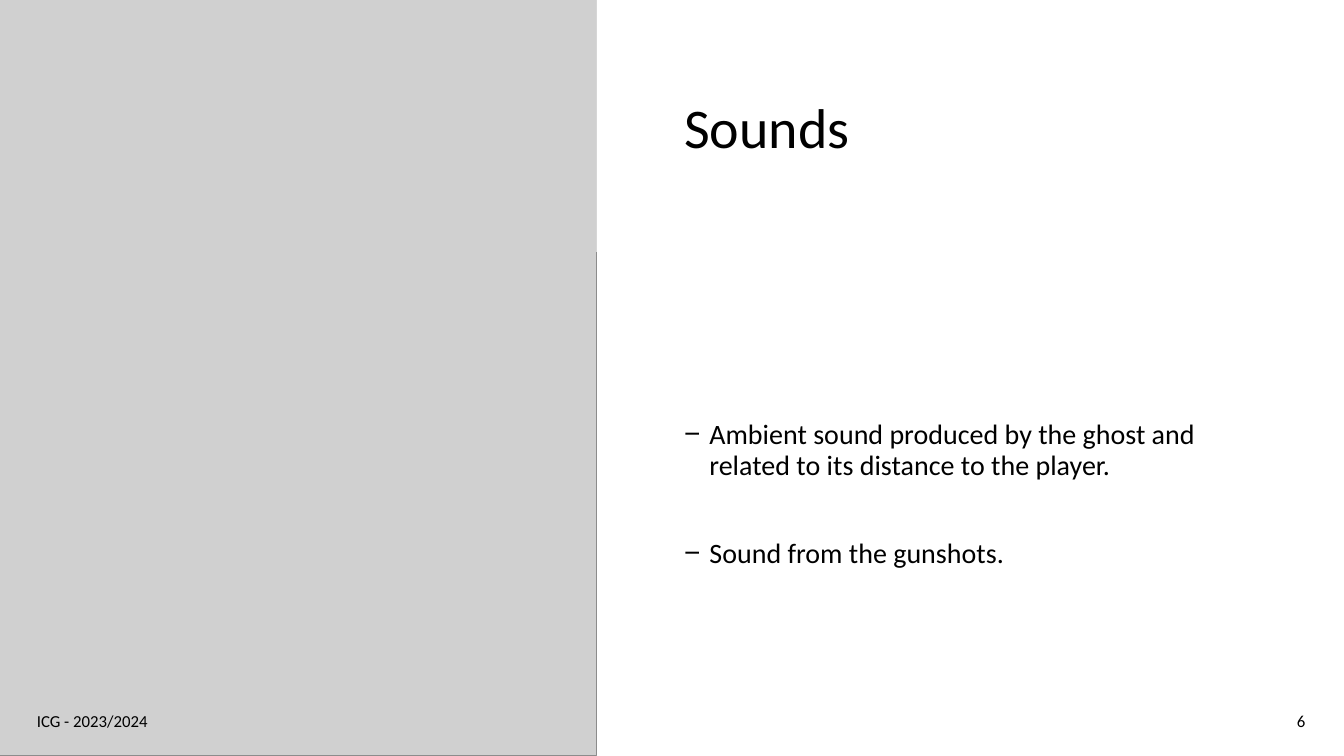
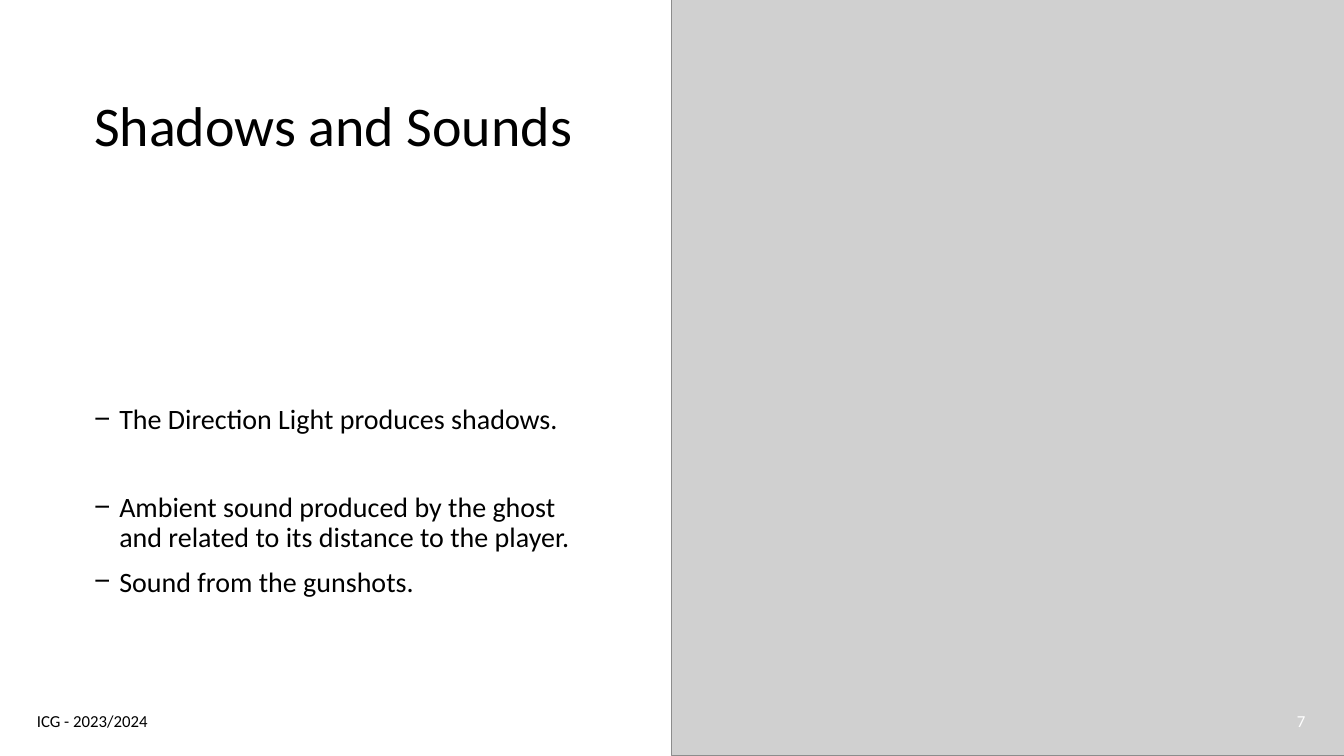
Before and after one commit to joaogasparp/joaogasparp.github.io, a slide deck: slide 7 of docs/icg_final.pptx (slide 6 before the commit). Drawn at 1344x756 pixels with LibreOffice and Linux fonts; fonts in the diff are those of the drawing; grey boxes stand for pictures. Boxes give left, top, right and bottom in pixels: in the first picture for what was removed or moved away, otherwise in the second. Text is boxed around its words. In the diff, an @@ line names an element or a change of style, - is before the commit and + after.

```diff
--- a/docs/icg_final.pptx
+++ b/docs/icg_final.pptx
@@ rectangle resized from (x1=597, y1=0, x2=1344, y2=252) to (x1=0, y1=0, x2=940, y2=252) @@
@@ rectangle at (x1=0, y1=0, x2=940, y2=252): shadow changed @@
@@ picture removed at (x1=0, y1=0, x2=597, y2=756) @@
@@ picture added at (x1=673, y1=0, x2=1344, y2=756) @@
@@ title at (x1=94, y1=107, x2=572, y2=147): text changed @@
-Sounds
+Shadows and Sounds
@@ text "The Direction Light produces shadows." moved from (x1=709, y1=424, x2=1195, y2=568) to (x1=119, y1=409, x2=569, y2=597) @@
@@ text at (x1=119, y1=409, x2=557, y2=434): paragraph added @@
+− The Direction Light produces shadows.
@@ page number at (x1=1297, y1=717, x2=1305, y2=727): text changed; text colour #000000 to #FFFFFF @@
-6
+7
```
Also in this commit, not shown: 7 other slides changed, 1 slide added, 1 other file.
